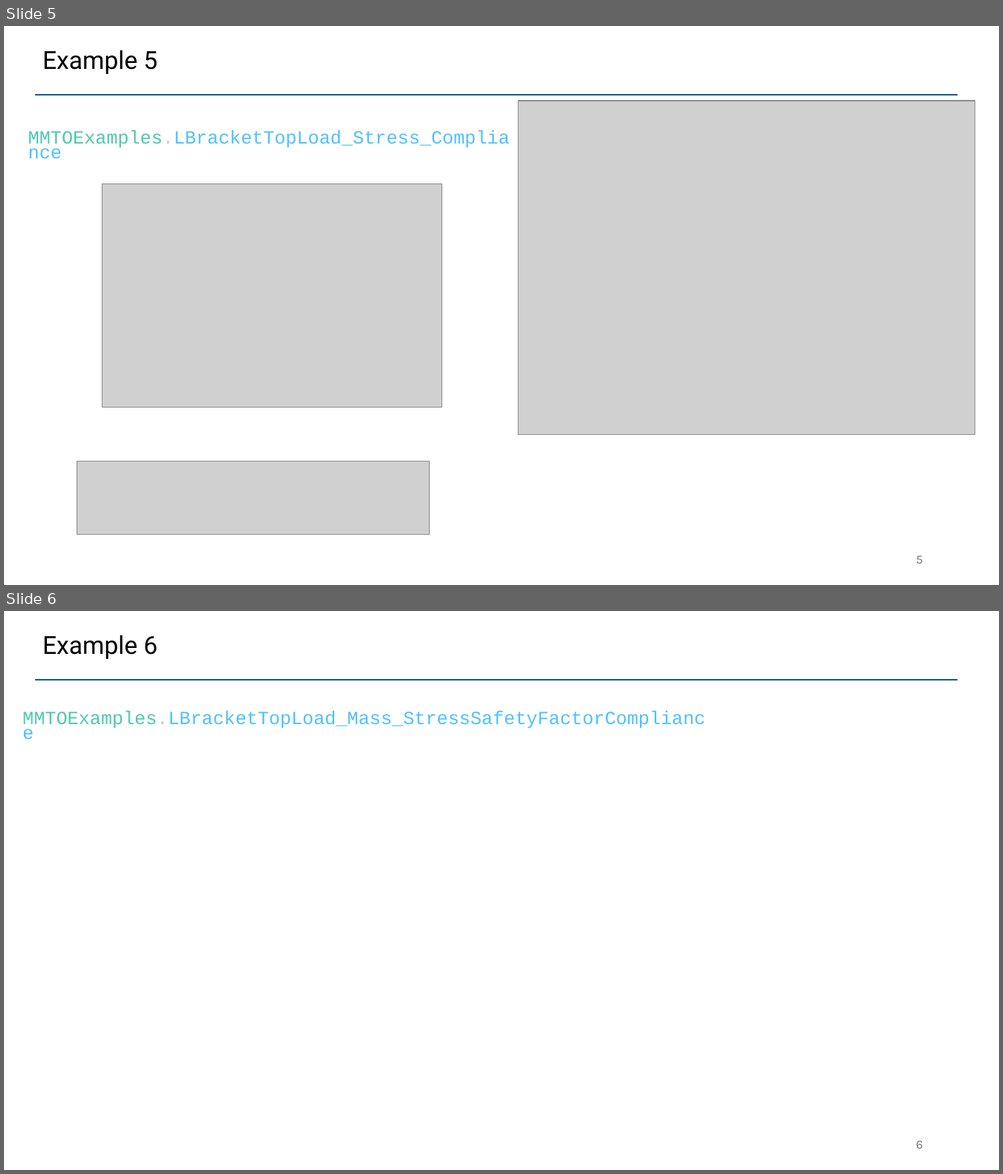
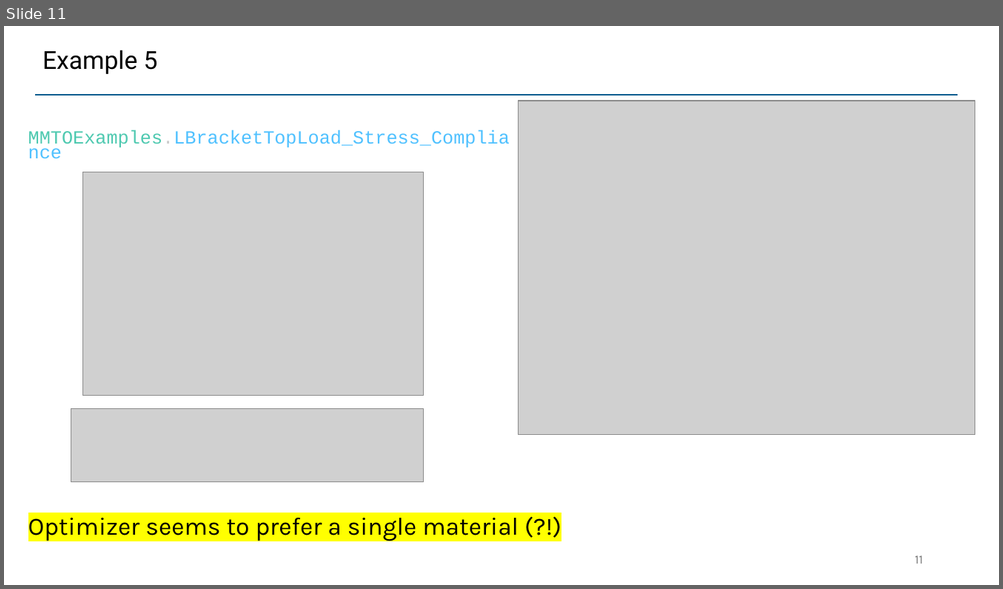
Before and after one commit to UW-ERSL/METALS, a slide deck: Slides/MMTOResults.pptx. Shown one above the other, each under a label of ours: slides 5 and 6 before the commit, slide 11 after it. The pictures are 1003x1174 and 1003x589 pixels, drawn with LibreOffice and Linux fonts; fonts in the diff are those of the drawing; grey boxes stand for pictures. Boxes give left, top, right and bottom in pixels: in the first picture for what was removed or moved away, otherwise in the second. Text is boxed around its words. In the diff, an @@ line names an element or a change of style, - is before the commit and + after.

Commit message:
Testing various examples

```diff
--- a/Slides/MMTOResults.pptx
+++ b/Slides/MMTOResults.pptx
@@ slide 6 removed at <box>4,611,999,1170</box>, background #FFFFFF; not listed: 1 template element that a slide beside it also shows @@
@@ title removed at <box>42,635,158,659</box> @@
-Example 6
@@ text removed at <box>22,710,705,730</box> @@
-MMTOExamples.LBracketTopLoad_Mass_StressSafetyFactorCompliance
@@ page number removed at <box>916,1141,923,1149</box> @@
-6
@@ what was slide 5 is now slide 11 @@
@@ slide 11 changed as well @@
@@ picture: place and size @@
-picture at <box>102,184,442,408</box>
+picture at <box>83,173,424,396</box>
@@ picture: place and size @@
-picture at <box>77,462,430,535</box>
+picture at <box>71,409,424,482</box>
@@ text added at <box>28,518,518,542</box>, 24 pt, text #000000 @@
+Optimizer seems to prefer a single material (?!)
@@ page number at <box>914,556,922,564</box>: text changed @@
-5
+11
```
Also in this commit, not shown: 7 other slides changed, 8 slides added, 27 other files.
